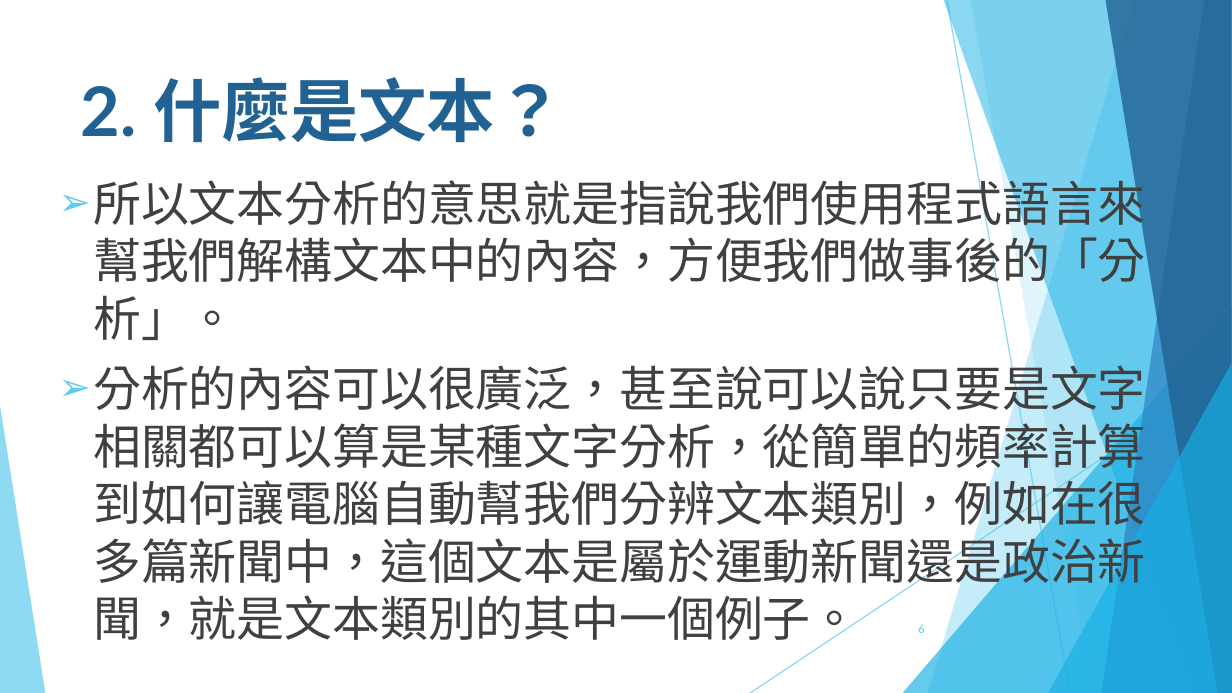
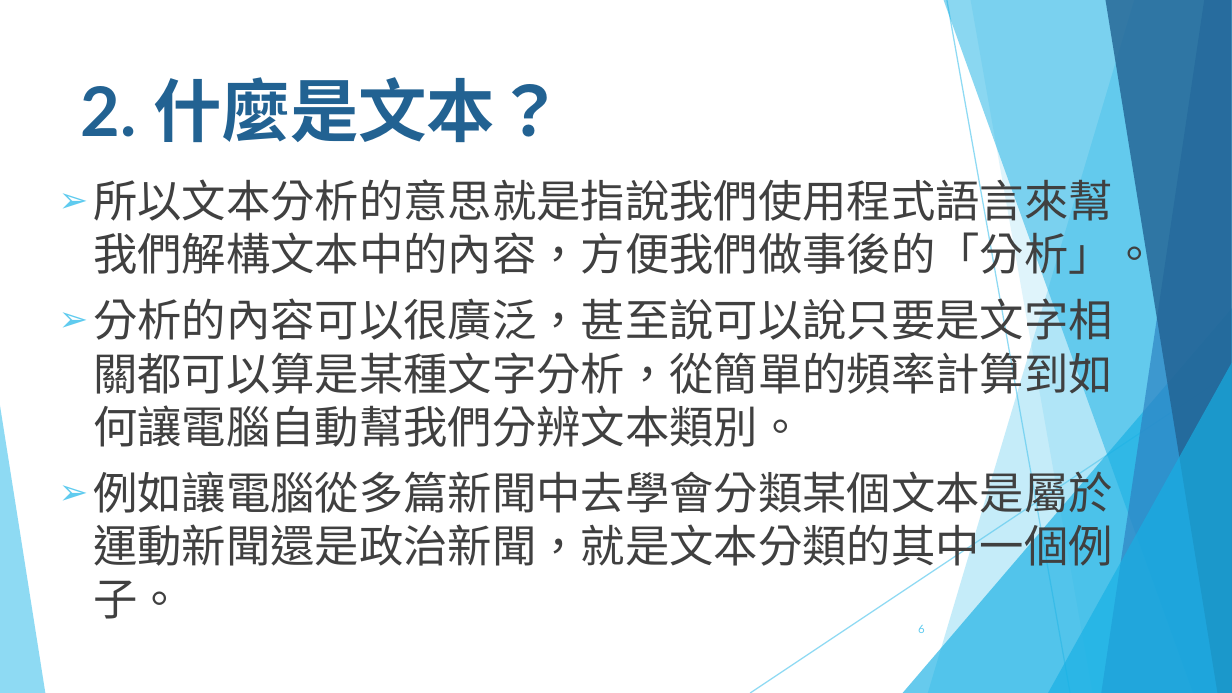
Before and after one commit to howardsukuan/textual-data-analysis-python, a slide deck: slide 6 of week01/文本分析與程式設計Week01_draft1.pptx. Drawn at 1232x693 pixels with LibreOffice and Linux fonts; fonts in the diff are those of the drawing. Boxes give left, top, right and bottom in pixels: in the first picture for what was removed or moved away, otherwise in the second. Text is boxed around its words. In the diff, an @@ line names an element or a change of style, - is before the commit and + after.

```diff
--- a/week01/文本分析與程式設計Week01_draft1.pptx
+++ b/week01/文本分析與程式設計Week01_draft1.pptx
@@ text at box(93, 172, 1157, 281): size 28 to 25.9 pt in "所以文本分析的意思就是指說我們使用程式語言來幫我們解構文本中的內容，方便我們做事後的「分析」。" @@
@@ text at box(93, 292, 1113, 619): text changed; size 28 to 25.9 pt @@
-➢ 分析的內容可以很廣泛，甚至說可以說只要是文字相關都可以算是某種文字分析，從簡單的頻率計算到如何讓電腦自動幫我們分辨文本類別，例如在很多篇新聞中，這個文本是屬於運動新聞還是政治新聞，就是文本類別的其中一個例子。
+➢ 分析的內容可以很廣泛，甚至說可以說只要是文字相關都可以算是某種文字分析，從簡單的頻率計算到如何讓電腦自動幫我們分辨文本類別。
+➢ 例如讓電腦從多篇新聞中去學會分類某個文本是屬於運動新聞還是政治新聞，就是文本分類的其中一個例子。
```
Also in this commit, not shown: 5 other slides changed, 10 slides added, 2 slides removed.
